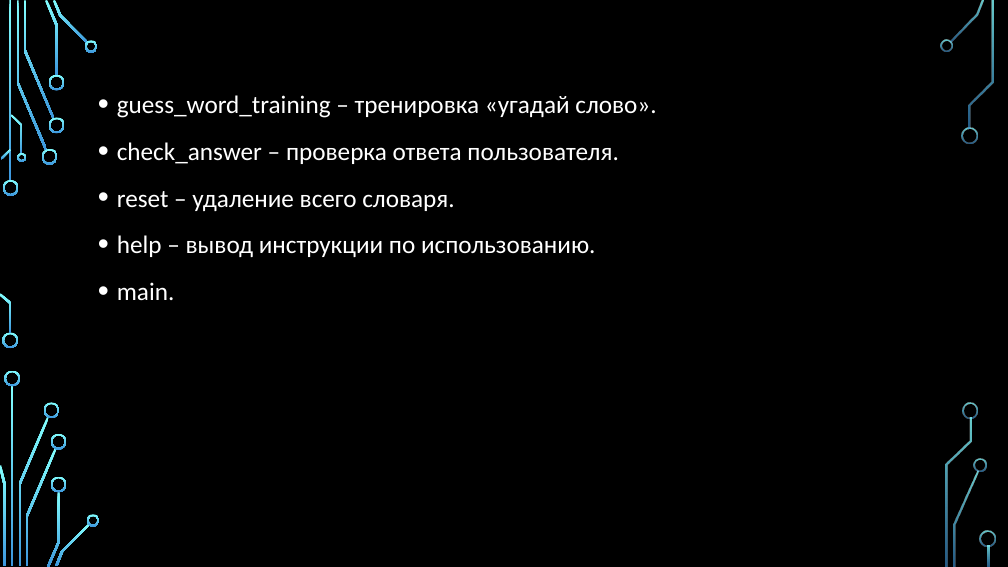
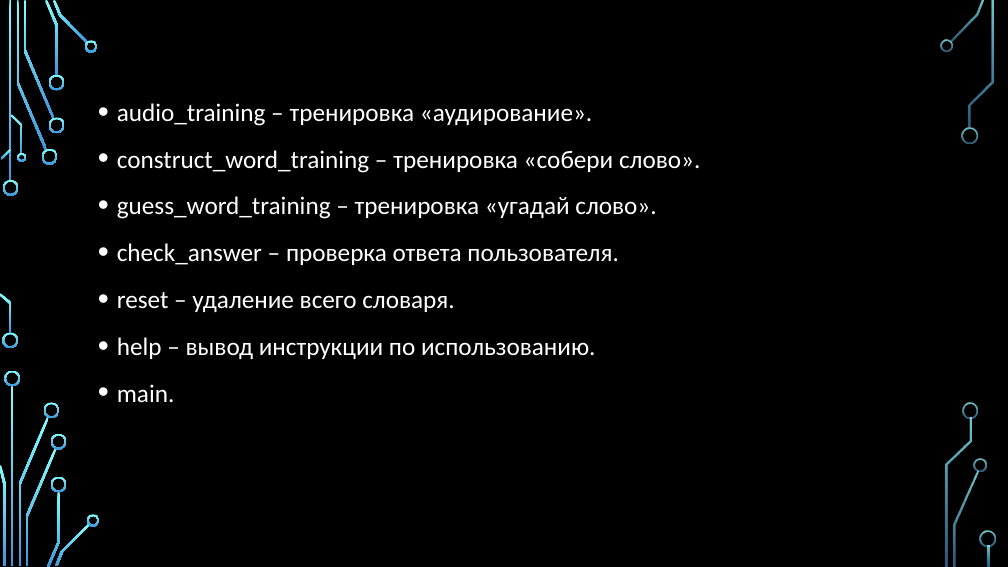
Before and after one commit to let-robots-reign/Learning_English_Bot, a slide deck: slide 9 of Proekt_BotEnglishTeacher.pptx. Drawn at 1008x567 pixels with LibreOffice and Linux fonts; fonts in the diff are those of the drawing; background and template pictures are left out. Boxes give left, top, right and bottom in pixels: in the first picture for what was removed or moved away, otherwise in the second. Text is boxed around its words. In the diff, an @@ line names an element or a change of style, - is before the commit and + after.

```diff
--- a/Proekt_BotEnglishTeacher.pptx
+++ b/Proekt_BotEnglishTeacher.pptx
@@ text "audio_training – тренировка «аудирование»." moved from (x1=117, y1=95, x2=656, y2=300) to (x1=117, y1=103, x2=700, y2=402) @@
@@ text at (x1=117, y1=103, x2=700, y2=173): paragraphs added @@
+• audio_training – тренировка «аудирование».
+• construct_word_training – тренировка «собери слово».
```
Also in this commit, not shown: 12 other slides changed, 2 other files.
